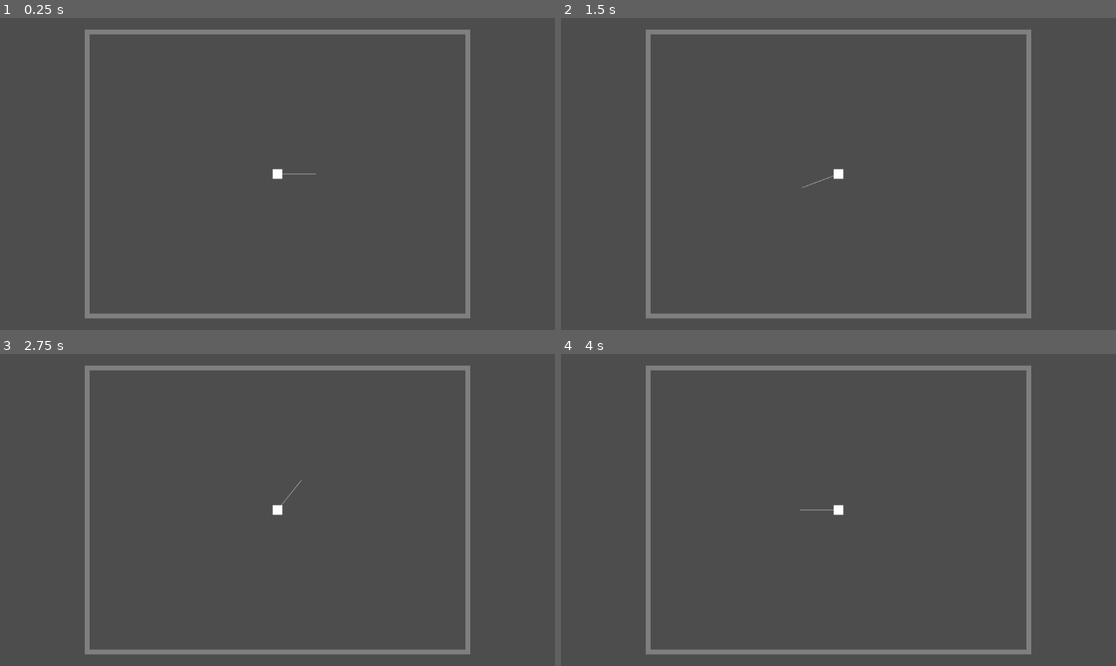
Above: before the commit, frames 1-4 (two rows, left to right).
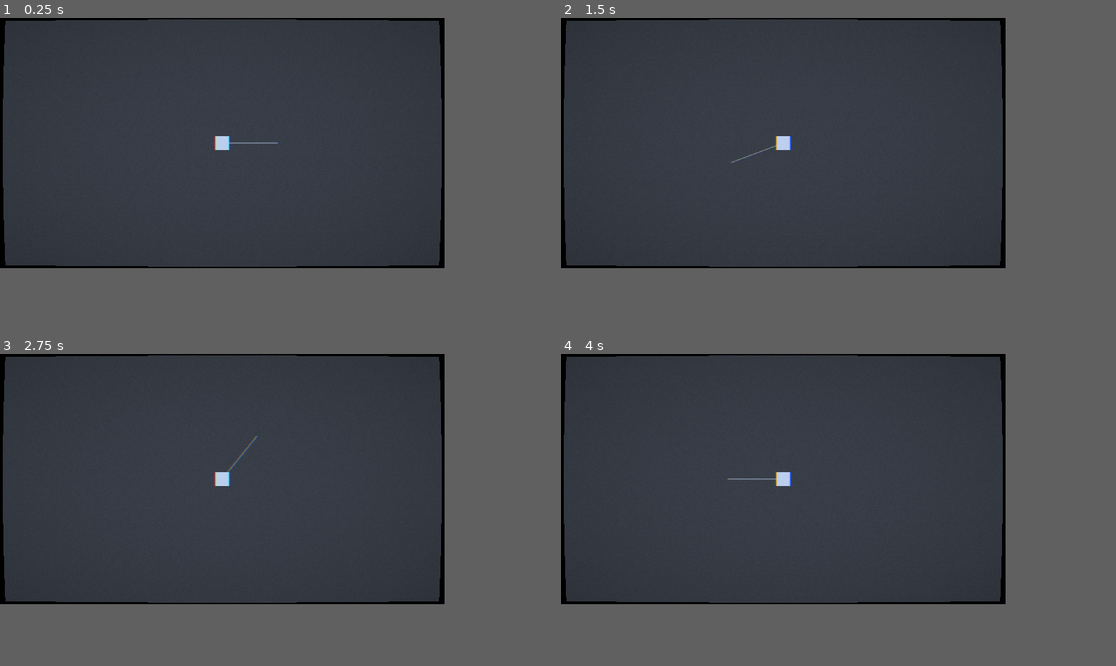
Above: after the commit, the same moments.

Repository: artemiiShabanov/slash-dash-slash
Game: Godot game, scene res://scenes/m1_input_demo.tscn
Same seed, same stepped clock (60 frames per second), same inputs: the game is played once before the commit and once after it.
Inputs (mouse positions are in pixels of both pictures, inside the frame that each line leads up to):
- Up to frame 1 (0.25 s): no input
- Up to frame 2 (1.5 s): tap Enter at 0.5 s; move the mouse to (960, 158) at 0.52 s; hold D 0.53-1.25 s; click (960, 158) at 0.67 s; tap Space at 0.77, 1.25 s; drag from (727, 189) to (810, 236) at 1.27 s
- Up to frame 3 (2.75 s): tap Enter at 2 s; move the mouse to (333, 441) at 2.02 s; hold D from 2.03 s (still down); click (333, 441) at 2.17 s
- Up to frame 4 (4 s): release D at 2.75 s; tap Space at 2.75, 3.77 s; drag from (810, 572) to (672, 463) at 2.77 s; tap Enter at 3.5 s; move the mouse to (1005, 556) at 3.52 s; hold A from 3.53 s (still down); click (1005, 556) at 3.67 s
In our replay, the window is 799x449 before the commit and 640x360 after it. These sizes can differ from the game's own. Grey fills any space a smaller window leaves; there, only what the larger window draws over its background counts as a difference.

The runs differ from the first frame. In frame 1, 37% of the frame differs, in the area x 0-85%, y 0-97%; in frame 2, 37%; in frame 3, 37%; in frame 4, 37%.

Commit message:
Ship ui-style-foundation spec (M1)
Sets the project's visual ground: 640x360 internal resolution with
integer scaling, named-color palette, two-font typography (VT323 for
UI, Special Elite for paper documents), comprehensive default Theme
in an inverted-CRT scheme, and a global CRT post-process applied
uniformly to world and UI.

Conceptually: the game is viewed through a 1970s CRT terminal —
diegetic with the office's bureaucratized-magic framing.

- Palette resource with 10 named colors (paper_yellow, ink_black,
  fluorescent_white, dot_matrix_green, blood_red, boardroom_black, ...)
- default_theme.tres: dark surfaces with bright text, dot_matrix_green
  accents on hover/borders, solid green pressed state. Document
  type_variation on RichTextLabel breaks the scheme on purpose to
  render paper-yellow with ink-black text and the typewriter font
- VT323 (OFL) + Special Elite (Apache 2.0) fetched into assets/fonts/
- CRTTuning resource + crt_post_process.gdshader: barrel curvature
  with black bezel, chromatic aberration, slightly bluish phosphor
  tint, scanlines aligned to 360 rows, animated signal noise, vignette
- CRTOverlay autoload mounts the post-process on a topmost CanvasLayer
  so every scene inherits the mood for free
- Smoke-test scene m1_style_smoke.tscn renders every themed Control
  + a typewriter document panel for visual verification

Spec at specs/ui-style-foundation.md (Synced 2026-05-06).

Co-Authored-By: Claude Opus 4.7 (1M context) <noreply@anthropic.com>

Diff:
--- /dev/null
+++ b/slash-dash-slash/assets/shaders/crt_post_process.gdshader
@@ -0,0 +1,73 @@
+shader_type canvas_item;
+
+// Global CRT post-process.
+//
+// Layered onto the topmost CanvasLayer (see scripts/crt_overlay.gd). Samples
+// the back-buffer through a barrel-curved UV, applies chromatic aberration,
+// phosphor tint, scanlines, vignette, and signal noise. All parameters driven
+// by resources/crt_tuning.tres.
+//
+// Outside the curved region the shader writes black, producing a bezel-like
+// border at the screen edges.
+
+uniform sampler2D screen_texture : hint_screen_texture, repeat_disable, filter_nearest;
+
+uniform vec4 tint_color : source_color = vec4(0.92, 0.95, 1.0, 1.0);
+uniform float curvature : hint_range(0.0, 0.05) = 0.018;
+uniform float scanline_intensity : hint_range(0.0, 1.0) = 0.18;
+uniform float chromatic_aberration : hint_range(0.0, 0.01) = 0.002;
+uniform float vignette_intensity : hint_range(0.0, 1.0) = 0.15;
+uniform float noise_intensity : hint_range(0.0, 0.3) = 0.03;
+uniform bool noise_animated = true;
+
+const float INTERNAL_HEIGHT = 360.0;
+
+// Cheap hash-based noise; deterministic per-pixel.
+float hash(vec2 p) {
+	p = fract(p * vec2(123.34, 456.21));
+	p += dot(p, p + 45.32);
+	return fract(p.x * p.y);
+}
+
+// Barrel distortion around screen center.
+vec2 curve_uv(vec2 uv, float k) {
+	vec2 cc = uv - 0.5;
+	float dist = dot(cc, cc);
+	cc *= 1.0 + dist * k * 4.0;
+	return cc + 0.5;
+}
+
+void fragment() {
+	vec2 uv = curve_uv(SCREEN_UV, curvature);
+
+	if (uv.x < 0.0 || uv.x > 1.0 || uv.y < 0.0 || uv.y > 1.0) {
+		// Bezel: outside the curved region, draw black.
+		COLOR = vec4(0.0, 0.0, 0.0, 1.0);
+	} else {
+		// Chromatic aberration: R/B sampled at slight horizontal offsets.
+		float r = texture(screen_texture, uv + vec2(chromatic_aberration, 0.0)).r;
+		float g = texture(screen_texture, uv).g;
+		float b = texture(screen_texture, uv - vec2(chromatic_aberration, 0.0)).b;
+		vec3 col = vec3(r, g, b);
+
+		// Phosphor tint (multiplicative).
+		col *= tint_color.rgb;
+
+		// Scanlines: alternating row darkening, aligned to the internal 360px height.
+		float scan = sin(uv.y * INTERNAL_HEIGHT * PI) * 0.5 + 0.5;
+		col *= 1.0 - scanline_intensity * scan;
+
+		// Signal noise.
+		float t = noise_animated ? TIME : 0.0;
+		float n = hash(SCREEN_UV * vec2(640.0, 360.0) + t);
+		col += (n - 0.5) * noise_intensity;
+
+		// Vignette: darken with squared radial distance.
+		vec2 d = SCREEN_UV - vec2(0.5);
+		float v = 1.0 - dot(d, d) * 4.0 * vignette_intensity;
+		v = clamp(v, 0.0, 1.0);
+		col *= v;
+
+		COLOR = vec4(col, 1.0);
+	}
+}
--- a/slash-dash-slash/project.godot
+++ b/slash-dash-slash/project.godot
@@ -18,6 +18,19 @@
 [autoload]
 
 InputSystem="*res://scripts/input_system.gd"
+CRTOverlay="*res://scripts/crt_overlay.gd"
+
+[display]
+
+window/size/viewport_width=640
+window/size/viewport_height=360
+window/stretch/mode="canvas_items"
+window/stretch/aspect="keep"
+window/stretch/scale_mode="integer"
+
+[gui]
+
+theme/custom="res://resources/default_theme.tres"
 
 [input_devices]
 
--- /dev/null
+++ b/slash-dash-slash/resources/crt_tuning.tres
@@ -0,0 +1,13 @@
+[gd_resource type="Resource" script_class="CRTTuning" load_steps=2 format=3 uid="uid://c10yn7hm4d6"]
+
+[ext_resource type="Script" uid="uid://beqnuo60j10qe" path="res://scripts/resources/crt_tuning.gd" id="1_crt"]
+
+[resource]
+script = ExtResource("1_crt")
+tint_color = Color(0.785546, 0.86579, 1, 1)
+curvature = 0.013
+scanline_intensity = 0.13
+chromatic_aberration = 0.002
+vignette_intensity = 0.1
+noise_intensity = 0.03
+noise_animated = true
--- /dev/null
+++ b/slash-dash-slash/resources/default_theme.tres
@@ -0,0 +1,209 @@
+[gd_resource type="Theme" load_steps=14 format=3 uid="uid://b2dthemfdef03"]
+
+[ext_resource type="FontFile" path="res://assets/fonts/font_ui.ttf" id="1_fontui"]
+[ext_resource type="FontFile" path="res://assets/fonts/font_document.ttf" id="2_fontdoc"]
+
+; Default project Theme.
+;
+; Inverted-CRT scheme: dark backgrounds, bright text, dot-matrix-green accents
+; on hover/borders, solid-green "selected" state on pressed buttons. Mimics a
+; 1970s monochrome terminal.
+;
+; Default font: VT323 (terminal/CRT) — drives all in-game UI.
+; Document variation font: Special Elite (typewriter) — used by the Document
+; type_variation on RichTextLabel and PanelContainer for paper-styled surfaces.
+;
+; The `Document` type variation breaks the inverted-CRT scheme on purpose —
+; paper documents (resignation form, memos, in-world notes) render as
+; dark-ink-on-paper-yellow for diegetic contrast.
+;
+; Colors are hardcoded snapshots of `palette.tres` defaults — keep in sync
+; manually when tuning the palette.
+;
+; Palette references (hardcoded):
+;   paper_yellow      = Color(0.96, 0.91, 0.74)
+;   bone_white        = Color(0.92, 0.89, 0.81)
+;   ink_black         = Color(0.07, 0.06, 0.05)
+;   fluorescent_white = Color(0.96, 0.97, 0.92)
+;   shadow_grey       = Color(0.45, 0.42, 0.38)
+;   dot_matrix_green  = Color(0.34, 0.78, 0.42)
+;   blood_red         = Color(0.65, 0.16, 0.13)
+;   boardroom_black   = Color(0.10, 0.09, 0.10)
+
+; ===== StyleBoxes =====
+
+[sub_resource type="StyleBoxFlat" id="sb_panel"]
+bg_color = Color(0.1, 0.09, 0.1, 1)
+border_width_left = 1
+border_width_top = 1
+border_width_right = 1
+border_width_bottom = 1
+border_color = Color(0.34, 0.78, 0.42, 1)
+content_margin_left = 6.0
+content_margin_top = 4.0
+content_margin_right = 6.0
+content_margin_bottom = 4.0
+
+[sub_resource type="StyleBoxFlat" id="sb_panel_document"]
+bg_color = Color(0.96, 0.91, 0.74, 1)
+border_width_left = 1
+border_width_top = 1
+border_width_right = 1
+border_width_bottom = 1
+border_color = Color(0.45, 0.42, 0.38, 1)
+content_margin_left = 8.0
+content_margin_top = 6.0
+content_margin_right = 8.0
+content_margin_bottom = 6.0
+
+[sub_resource type="StyleBoxFlat" id="sb_btn_normal"]
+bg_color = Color(0.1, 0.09, 0.1, 1)
+border_width_left = 1
+border_width_top = 1
+border_width_right = 1
+border_width_bottom = 1
+border_color = Color(0.96, 0.97, 0.92, 1)
+content_margin_left = 8.0
+content_margin_top = 4.0
+content_margin_right = 8.0
+content_margin_bottom = 4.0
+
+[sub_resource type="StyleBoxFlat" id="sb_btn_hover"]
+bg_color = Color(0.18, 0.16, 0.16, 1)
+border_width_left = 1
+border_width_top = 1
+border_width_right = 1
+border_width_bottom = 1
+border_color = Color(0.34, 0.78, 0.42, 1)
+content_margin_left = 8.0
+content_margin_top = 4.0
+content_margin_right = 8.0
+content_margin_bottom = 4.0
+
+[sub_resource type="StyleBoxFlat" id="sb_btn_pressed"]
+bg_color = Color(0.34, 0.78, 0.42, 1)
+border_width_left = 1
+border_width_top = 1
+border_width_right = 1
+border_width_bottom = 1
+border_color = Color(0.96, 0.97, 0.92, 1)
+content_margin_left = 8.0
+content_margin_top = 4.0
+content_margin_right = 8.0
+content_margin_bottom = 4.0
+
+[sub_resource type="StyleBoxFlat" id="sb_btn_disabled"]
+bg_color = Color(0.07, 0.06, 0.05, 1)
+border_width_left = 1
+border_width_top = 1
+border_width_right = 1
+border_width_bottom = 1
+border_color = Color(0.45, 0.42, 0.38, 1)
+content_margin_left = 8.0
+content_margin_top = 4.0
+content_margin_right = 8.0
+content_margin_bottom = 4.0
+
+[sub_resource type="StyleBoxFlat" id="sb_lineedit"]
+bg_color = Color(0.07, 0.06, 0.05, 1)
+border_width_left = 1
+border_width_top = 1
+border_width_right = 1
+border_width_bottom = 1
+border_color = Color(0.34, 0.78, 0.42, 1)
+content_margin_left = 4.0
+content_margin_top = 2.0
+content_margin_right = 4.0
+content_margin_bottom = 2.0
+
+[sub_resource type="StyleBoxFlat" id="sb_progress_bg"]
+bg_color = Color(0.07, 0.06, 0.05, 1)
+border_width_left = 1
+border_width_top = 1
+border_width_right = 1
+border_width_bottom = 1
+border_color = Color(0.45, 0.42, 0.38, 1)
+
+[sub_resource type="StyleBoxFlat" id="sb_progress_fill"]
+bg_color = Color(0.65, 0.16, 0.13, 1)
+
+[sub_resource type="StyleBoxFlat" id="sb_scroll_track"]
+bg_color = Color(0.07, 0.06, 0.05, 1)
+
+[sub_resource type="StyleBoxFlat" id="sb_scroll_grabber"]
+bg_color = Color(0.34, 0.78, 0.42, 1)
+
+[resource]
+default_font = ExtResource("1_fontui")
+default_font_size = 16
+
+; ===== Label =====
+Label/colors/font_color = Color(0.96, 0.97, 0.92, 1)
+
+; ===== Button =====
+Button/colors/font_color = Color(0.96, 0.97, 0.92, 1)
+Button/colors/font_hover_color = Color(0.96, 0.97, 0.92, 1)
+Button/colors/font_pressed_color = Color(0.07, 0.06, 0.05, 1)
+Button/colors/font_disabled_color = Color(0.45, 0.42, 0.38, 1)
+Button/styles/normal = SubResource("sb_btn_normal")
+Button/styles/hover = SubResource("sb_btn_hover")
+Button/styles/pressed = SubResource("sb_btn_pressed")
+Button/styles/disabled = SubResource("sb_btn_disabled")
+
+; ===== Panel / PanelContainer =====
+Panel/styles/panel = SubResource("sb_panel")
+PanelContainer/styles/panel = SubResource("sb_panel")
+
+; ===== Document type variation (paper-on-dark, breaks the inverted scheme on purpose) =====
+PanelContainer/Document/base_type = "PanelContainer"
+PanelContainer/Document/styles/panel = SubResource("sb_panel_document")
+
+; ===== RichTextLabel =====
+RichTextLabel/colors/default_color = Color(0.96, 0.97, 0.92, 1)
+RichTextLabel/Document/base_type = "RichTextLabel"
+RichTextLabel/Document/colors/default_color = Color(0.07, 0.06, 0.05, 1)
+RichTextLabel/Document/fonts/normal_font = ExtResource("2_fontdoc")
+
+; ===== LineEdit (already terminal-style; preserved) =====
+LineEdit/colors/font_color = Color(0.34, 0.78, 0.42, 1)
+LineEdit/colors/caret_color = Color(0.34, 0.78, 0.42, 1)
+LineEdit/colors/selection_color = Color(0.34, 0.78, 0.42, 0.35)
+LineEdit/styles/normal = SubResource("sb_lineedit")
+LineEdit/styles/focus = SubResource("sb_lineedit")
+
+; ===== Containers =====
+HBoxContainer/constants/separation = 4
+VBoxContainer/constants/separation = 4
+
+; ===== Separators =====
+HSeparator/constants/separation = 4
+VSeparator/constants/separation = 4
+HSeparator/colors/separator_color = Color(0.45, 0.42, 0.38, 1)
+VSeparator/colors/separator_color = Color(0.45, 0.42, 0.38, 1)
+
+; ===== ProgressBar =====
+ProgressBar/colors/font_color = Color(0.96, 0.97, 0.92, 1)
+ProgressBar/styles/background = SubResource("sb_progress_bg")
+ProgressBar/styles/fill = SubResource("sb_progress_fill")
+
+; ===== ScrollBar =====
+HScrollBar/styles/scroll = SubResource("sb_scroll_track")
+HScrollBar/styles/grabber = SubResource("sb_scroll_grabber")
+VScrollBar/styles/scroll = SubResource("sb_scroll_track")
+VScrollBar/styles/grabber = SubResource("sb_scroll_grabber")
+
+; ===== CheckBox =====
+CheckBox/colors/font_color = Color(0.96, 0.97, 0.92, 1)
+CheckBox/colors/font_pressed_color = Color(0.96, 0.97, 0.92, 1)
+CheckBox/colors/font_hover_color = Color(0.96, 0.97, 0.92, 1)
+CheckBox/colors/font_disabled_color = Color(0.45, 0.42, 0.38, 1)
+
+; ===== OptionButton =====
+OptionButton/colors/font_color = Color(0.96, 0.97, 0.92, 1)
+OptionButton/colors/font_hover_color = Color(0.96, 0.97, 0.92, 1)
+OptionButton/colors/font_pressed_color = Color(0.07, 0.06, 0.05, 1)
+OptionButton/colors/font_disabled_color = Color(0.45, 0.42, 0.38, 1)
+OptionButton/styles/normal = SubResource("sb_btn_normal")
+OptionButton/styles/hover = SubResource("sb_btn_hover")
+OptionButton/styles/pressed = SubResource("sb_btn_pressed")
+OptionButton/styles/disabled = SubResource("sb_btn_disabled")
--- /dev/null
+++ b/slash-dash-slash/resources/palette.tres
@@ -0,0 +1,16 @@
+[gd_resource type="Resource" script_class="Palette" load_steps=2 format=3 uid="uid://b3paltbas3sx0"]
+
+[ext_resource type="Script" path="res://scripts/resources/palette.gd" id="1_pal"]
+
+[resource]
+script = ExtResource("1_pal")
+paper_yellow = Color(0.96, 0.91, 0.74, 1)
+bone_white = Color(0.92, 0.89, 0.81, 1)
+ink_black = Color(0.07, 0.06, 0.05, 1)
+fluorescent_white = Color(0.96, 0.97, 0.92, 1)
+shadow_grey = Color(0.45, 0.42, 0.38, 1)
+dot_matrix_green = Color(0.34, 0.78, 0.42, 1)
+desk_brown = Color(0.36, 0.24, 0.16, 1)
+blood_red = Color(0.65, 0.16, 0.13, 1)
+archive_dust = Color(0.58, 0.54, 0.46, 1)
+boardroom_black = Color(0.1, 0.09, 0.1, 1)
--- a/slash-dash-slash/scenes/m1_input_demo.tscn
+++ b/slash-dash-slash/scenes/m1_input_demo.tscn
@@ -1,7 +1,7 @@
-[gd_scene load_steps=3 format=3]
+[gd_scene load_steps=3 format=3 uid="uid://d2p8lcjlcu5d1"]
 
-[ext_resource type="Script" path="res://scripts/m1_input_demo.gd" id="1_demo"]
-[ext_resource type="Script" path="res://scripts/input_feedback_overlay.gd" id="2_overlay"]
+[ext_resource type="Script" uid="uid://bx1ni30t02kip" path="res://scripts/m1_input_demo.gd" id="1_demo"]
+[ext_resource type="Script" uid="uid://cq54ixyk4iy5a" path="res://scripts/input_feedback_overlay.gd" id="2_overlay"]
 
 [node name="M1InputDemo" type="Node2D"]
 script = ExtResource("1_demo")
@@ -11,28 +11,29 @@
 [node name="Walls" type="Node2D" parent="."]
 
 [node name="WallTop" type="Polygon2D" parent="Walls"]
+color = Color(0.5, 0.5, 0.5, 1)
 polygon = PackedVector2Array(-400, -300, 400, -300, 400, -290, -400, -290)
-color = Color(0.5, 0.5, 0.5, 1)
 
 [node name="WallBottom" type="Polygon2D" parent="Walls"]
+color = Color(0.5, 0.5, 0.5, 1)
 polygon = PackedVector2Array(-400, 290, 400, 290, 400, 300, -400, 300)
-color = Color(0.5, 0.5, 0.5, 1)
 
 [node name="WallLeft" type="Polygon2D" parent="Walls"]
+color = Color(0.5, 0.5, 0.5, 1)
 polygon = PackedVector2Array(-400, -300, -390, -300, -390, 300, -400, 300)
-color = Color(0.5, 0.5, 0.5, 1)
 
 [node name="WallRight" type="Polygon2D" parent="Walls"]
+color = Color(0.5, 0.5, 0.5, 1)
 polygon = PackedVector2Array(390, -300, 400, -300, 400, 300, 390, 300)
-color = Color(0.5, 0.5, 0.5, 1)
 
 [node name="Player" type="Polygon2D" parent="."]
 polygon = PackedVector2Array(-10, -10, 10, -10, 10, 10, -10, 10)
-color = Color(1, 1, 1, 1)
 
 [node name="UILayer" type="CanvasLayer" parent="."]
 
 [node name="FeedbackOverlay" type="Control" parent="UILayer"]
+layout_mode = 3
+anchors_preset = 15
 anchor_right = 1.0
 anchor_bottom = 1.0
 mouse_filter = 2
--- /dev/null
+++ b/slash-dash-slash/scenes/m1_style_smoke.tscn
@@ -0,0 +1,118 @@
+[gd_scene load_steps=2 format=3 uid="uid://byuyj6b3efsfx"]
+
+[ext_resource type="Script" uid="uid://de2aeott245aq" path="res://scripts/m1_style_smoke.gd" id="1_smoke"]
+
+[node name="M1StyleSmoke" type="Control"]
+layout_mode = 3
+anchors_preset = 15
+anchor_right = 1.0
+anchor_bottom = 1.0
+grow_horizontal = 2
+grow_vertical = 2
+script = ExtResource("1_smoke")
+
+[node name="Background" type="ColorRect" parent="."]
+layout_mode = 0
+anchor_right = 1.0
+anchor_bottom = 1.0
+mouse_filter = 2
+color = Color(0.07, 0.06, 0.05, 1)
+
+[node name="Margins" type="MarginContainer" parent="."]
+layout_mode = 0
+anchor_right = 1.0
+anchor_bottom = 1.0
+theme_override_constants/margin_left = 8
+theme_override_constants/margin_top = 8
+theme_override_constants/margin_right = 8
+theme_override_constants/margin_bottom = 8
+
+[node name="Root" type="VBoxContainer" parent="Margins"]
+layout_mode = 2
+
+[node name="Title" type="Label" parent="Margins/Root"]
+layout_mode = 2
+text = "STYLE FOUNDATION SMOKE TEST"
+
+[node name="Subtitle" type="Label" parent="Margins/Root"]
+layout_mode = 2
+text = "Every themed control + grain post-process visible below."
+
+[node name="Sep1" type="HSeparator" parent="Margins/Root"]
+layout_mode = 2
+
+[node name="Buttons" type="HBoxContainer" parent="Margins/Root"]
+layout_mode = 2
+
+[node name="BtnNormal" type="Button" parent="Margins/Root/Buttons"]
+layout_mode = 2
+text = "Continue"
+
+[node name="BtnDisabled" type="Button" parent="Margins/Root/Buttons"]
+layout_mode = 2
+disabled = true
+text = "Locked"
+
+[node name="BtnOption" type="OptionButton" parent="Margins/Root/Buttons"]
+layout_mode = 2
+item_count = 4
+popup/item_0/text = "B"
+popup/item_0/id = 0
+popup/item_1/text = "1"
+popup/item_1/id = 1
+popup/item_2/text = "7"
+popup/item_2/id = 2
+popup/item_3/text = "13"
+popup/item_3/id = 3
+
+[node name="ChkSample" type="CheckBox" parent="Margins/Root/Buttons"]
+layout_mode = 2
+text = "Compliant"
+
+[node name="Sep2" type="HSeparator" parent="Margins/Root"]
+layout_mode = 2
+
+[node name="LineEdit" type="LineEdit" parent="Margins/Root"]
+layout_mode = 2
+placeholder_text = "> employee name..."
+
+[node name="Sep3" type="HSeparator" parent="Margins/Root"]
+layout_mode = 2
+
+[node name="HealthLbl" type="Label" parent="Margins/Root"]
+layout_mode = 2
+text = "Health"
+
+[node name="HealthBar" type="ProgressBar" parent="Margins/Root"]
+layout_mode = 2
+value = 60.0
+
+[node name="Sep4" type="HSeparator" parent="Margins/Root"]
+layout_mode = 2
+
+[node name="UIPanel" type="PanelContainer" parent="Margins/Root"]
+layout_mode = 2
+
+[node name="UIRich" type="RichTextLabel" parent="Margins/Root/UIPanel"]
+layout_mode = 2
+bbcode_enabled = true
+text = "[b]NOTICE[/b]: standard UI panel with [color=#a52823]critical alert[/color] inline."
+fit_content = true
+
+[node name="Sep5" type="HSeparator" parent="Margins/Root"]
+layout_mode = 2
+
+[node name="DocPanel" type="PanelContainer" parent="Margins/Root"]
+layout_mode = 2
+theme_type_variation = &"Document"
+
+[node name="DocRich" type="RichTextLabel" parent="Margins/Root/DocPanel"]
+layout_mode = 2
+theme_type_variation = &"Document"
+bbcode_enabled = true
+text = "Form 1099-2W. The undersigned, having reviewed the standard separation procedures, hereby files notice of intent to terminate active employment effective two (2) weeks following stamp date. Initial here: ___"
+fit_content = true
+
+[node name="Footer" type="Label" parent="Margins/Root"]
+layout_mode = 2
+text = "Internal: 640x360, integer-scaled. Grain overlay active."
--- /dev/null
+++ b/slash-dash-slash/scripts/crt_overlay.gd
@@ -0,0 +1,65 @@
+extends Node
+
+## CRTOverlay autoload.
+##
+## Mounts a topmost CanvasLayer with a full-screen ColorRect that runs the CRT
+## post-process shader (curvature, scanlines, chromatic aberration, phosphor
+## tint, vignette, signal noise). Loads CRTTuning and pushes values to the
+## shader. Survives scene changes — the overlay is on by default everywhere.
+##
+## The ColorRect has MOUSE_FILTER_IGNORE; it does not intercept input.
+
+const TUNING_PATH := "res://resources/crt_tuning.tres"
+const SHADER_PATH := "res://assets/shaders/crt_post_process.gdshader"
+
+# Layer index well above any per-scene CanvasLayer; ensures CRT pass is on top.
+const OVERLAY_LAYER := 1000
+
+var tuning: CRTTuning
+var canvas_layer: CanvasLayer
+var rect: ColorRect
+
+func _ready() -> void:
+	process_mode = Node.PROCESS_MODE_ALWAYS
+
+	tuning = load(TUNING_PATH) as CRTTuning
+	if tuning == null:
+		push_error("CRTOverlay: failed to load tuning at %s; using defaults." % TUNING_PATH)
+		tuning = CRTTuning.new()
+
+	canvas_layer = CanvasLayer.new()
+	canvas_layer.layer = OVERLAY_LAYER
+	add_child(canvas_layer)
+
+	rect = ColorRect.new()
+	rect.set_anchors_preset(Control.PRESET_FULL_RECT)
+	rect.mouse_filter = Control.MOUSE_FILTER_IGNORE
+	rect.color = Color(1, 1, 1, 1)  # placeholder; the shader does the work
+
+	var shader: Shader = load(SHADER_PATH) as Shader
+	if shader == null:
+		push_error("CRTOverlay: failed to load shader at %s." % SHADER_PATH)
+	else:
+		var mat := ShaderMaterial.new()
+		mat.shader = shader
+		rect.material = mat
+
+	canvas_layer.add_child(rect)
+	_apply_tuning()
+
+## Reapply tuning values to the shader. Call this after mutating `tuning`
+## (e.g., per-floor variation in a future spec).
+func apply_tuning() -> void:
+	_apply_tuning()
+
+func _apply_tuning() -> void:
+	if rect == null or rect.material == null:
+		return
+	var mat := rect.material as ShaderMaterial
+	mat.set_shader_parameter("tint_color", tuning.tint_color)
+	mat.set_shader_parameter("curvature", tuning.curvature)
+	mat.set_shader_parameter("scanline_intensity", tuning.scanline_intensity)
+	mat.set_shader_parameter("chromatic_aberration", tuning.chromatic_aberration)
+	mat.set_shader_parameter("vignette_intensity", tuning.vignette_intensity)
+	mat.set_shader_parameter("noise_intensity", tuning.noise_intensity)
+	mat.set_shader_parameter("noise_animated", tuning.noise_animated)
--- /dev/null
+++ b/slash-dash-slash/scripts/m1_style_smoke.gd
@@ -0,0 +1,7 @@
+extends Control
+
+## M1 style smoke test.
+##
+## Renders every themed Control type in a single screen so the foundation can
+## be eyeballed: palette colors, default Theme, grain post-process, and the
+## Document type variation. Not part of the runtime game flow.
--- /dev/null
+++ b/slash-dash-slash/scripts/resources/crt_tuning.gd
@@ -0,0 +1,35 @@
+class_name CRTTuning
+extends Resource
+
+## Tunables for the global CRT post-process. Stored in
+## `res://resources/crt_tuning.tres`. The `CRTOverlay` autoload reads this
+## resource and pushes values to the post-process shader.
+##
+## Per-floor mood variation is not in scope yet, but this resource shape lets
+## a future floor-content spec swap or animate these values without code change.
+
+## Multiplicative phosphor tint applied to the rendered frame. Slightly bluish
+## by default — reads as a cool monochrome CRT. Nudge toward green for terminal
+## floors, toward amber for warmer rooms.
+@export var tint_color: Color = Color(0.92, 0.95, 1.0, 1.0)
+
+## Barrel curvature strength. 0 = flat screen; ~0.02 = subtly curved CRT glass;
+## ~0.04 = obvious bulge. Above ~0.05 the corners eat too much canvas.
+@export_range(0.0, 0.05) var curvature: float = 0.018
+
+## Scanline darkening. 0 = none; 1 = every other row goes black.
+@export_range(0.0, 1.0) var scanline_intensity: float = 0.18
+
+## Per-channel UV offset for chromatic aberration. R goes right, B goes left.
+@export_range(0.0, 0.01) var chromatic_aberration: float = 0.002
+
+## Vignette darkness at corners (0..1).
+@export_range(0.0, 1.0) var vignette_intensity: float = 0.15
+
+## CRT signal noise intensity (0..0.3). Replaces the old film grain — sells the
+## "live signal" feel rather than aged celluloid.
+@export_range(0.0, 0.3) var noise_intensity: float = 0.03
+
+## If true, the noise pattern shifts each frame (animated). False = static
+## per-frame noise (cheaper, less alive).
+@export var noise_animated: bool = true
--- /dev/null
+++ b/slash-dash-slash/scripts/resources/palette.gd
@@ -0,0 +1,47 @@
+class_name Palette
+extends Resource
+
+## Named-color palette for the entire game. Single source of truth for any
+## palette-driven drawing. The default Theme references these values directly
+## (hardcoded for now); custom drawing code should load this resource and read
+## colors by name rather than inlining literals.
+##
+## Values in `resources/palette.tres` are tunable; the field names are stable.
+
+# ===== Paper / office surfaces =====
+
+## Base tint of paper, cubicle walls, document backgrounds.
+@export var paper_yellow: Color = Color(0.96, 0.91, 0.74)
+
+## Cream — neutral panel / card background.
+@export var bone_white: Color = Color(0.92, 0.89, 0.81)
+
+# ===== Text =====
+
+## Primary text on paper. Slightly warm; not pure black.
+@export var ink_black: Color = Color(0.07, 0.06, 0.05)
+
+## Bright UI text on dark backgrounds; slightly green-tinted fluorescent feel.
+@export var fluorescent_white: Color = Color(0.96, 0.97, 0.92)
+
+## Secondary text, disabled states.
+@export var shadow_grey: Color = Color(0.45, 0.42, 0.38)
+
+# ===== Terminal / CRT accents =====
+
+## Old-monitor green for terminal-style highlights.
+@export var dot_matrix_green: Color = Color(0.34, 0.78, 0.42)
+
+# ===== Floor / mood accents =====
+
+## Wood paneling, executive accents (Floor 7).
+@export var desk_brown: Color = Color(0.36, 0.24, 0.16)
+
+## Alerts, damage, the Dark Gem's dialogue.
+@export var blood_red: Color = Color(0.65, 0.16, 0.13)
+
+## Desaturated wash for the Archives floor.
+@export var archive_dust: Color = Color(0.58, 0.54, 0.46)
+
+## Floor 13 deep accents.
+@export var boardroom_black: Color = Color(0.10, 0.09, 0.10)
Binary file added: slash-dash-slash/assets/fonts/font_document.ttf
Not shown, added: slash-dash-slash/assets/fonts/font_document.ttf.import
Binary file added: slash-dash-slash/assets/fonts/font_ui.ttf
Not shown, added: slash-dash-slash/assets/fonts/font_ui.ttf.import
Not shown, added: slash-dash-slash/assets/shaders/crt_post_process.gdshader.uid
Not shown, added: slash-dash-slash/scripts/crt_overlay.gd.uid
Not shown, added: slash-dash-slash/scripts/m1_style_smoke.gd.uid
Not shown, added: slash-dash-slash/scripts/resources/crt_tuning.gd.uid
Not shown, added: slash-dash-slash/scripts/resources/palette.gd.uid
Not shown, added: specs/ui-style-foundation.md
